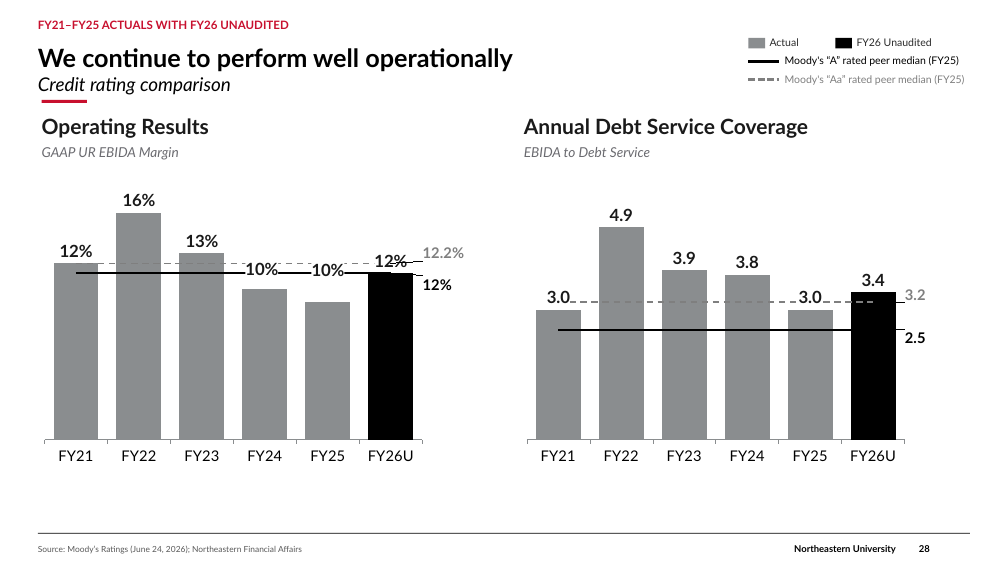
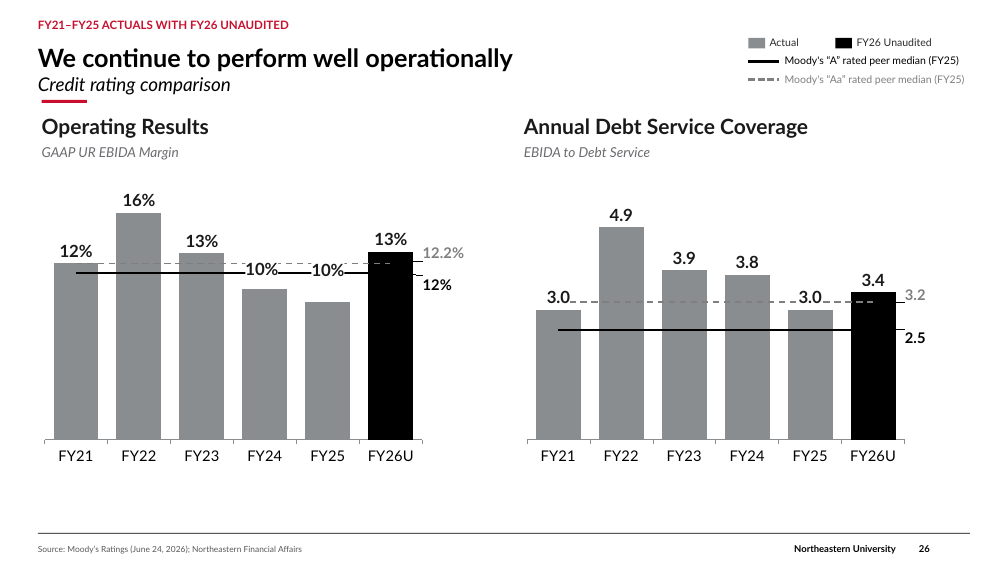
Before and after one commit to brettcsweet/Tonys-repo, a slide deck: slide 26 of GC_Financial_Update_2026-09-30.pptx (slide 28 before the commit). Drawn at 1008x567 pixels with LibreOffice and Linux fonts; fonts in the diff are those of the drawing; background and template pictures are left out. Boxes give left, top, right and bottom in pixels: in the first picture for what was removed or moved away, otherwise in the second. Text is boxed around its words. In the diff, an @@ line names an element or a change of style, - is before the commit and + after.

```diff
--- a/GC_Financial_Update_2026-09-30.pptx
+++ b/GC_Financial_Update_2026-09-30.pptx
@@ column chart at bbox=[36, 163, 485, 488] @@
@@ Series 1, FY26U: 0.12 to 0.13 @@
```
Also in this commit, not shown: 41 other slides changed, 2 slides removed.
